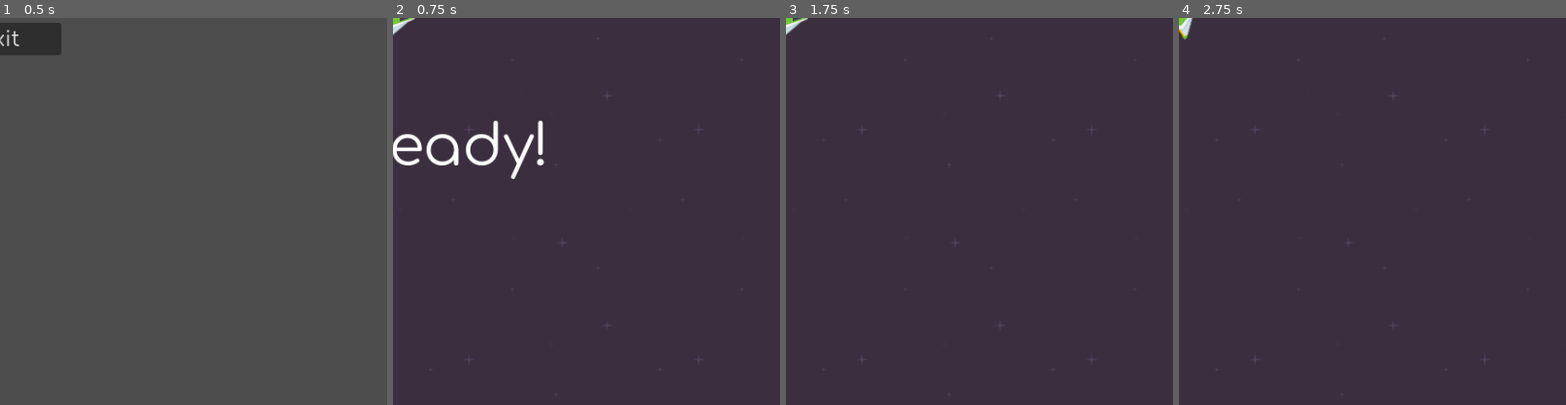
Above: before the commit, frames 1-4 (left to right).
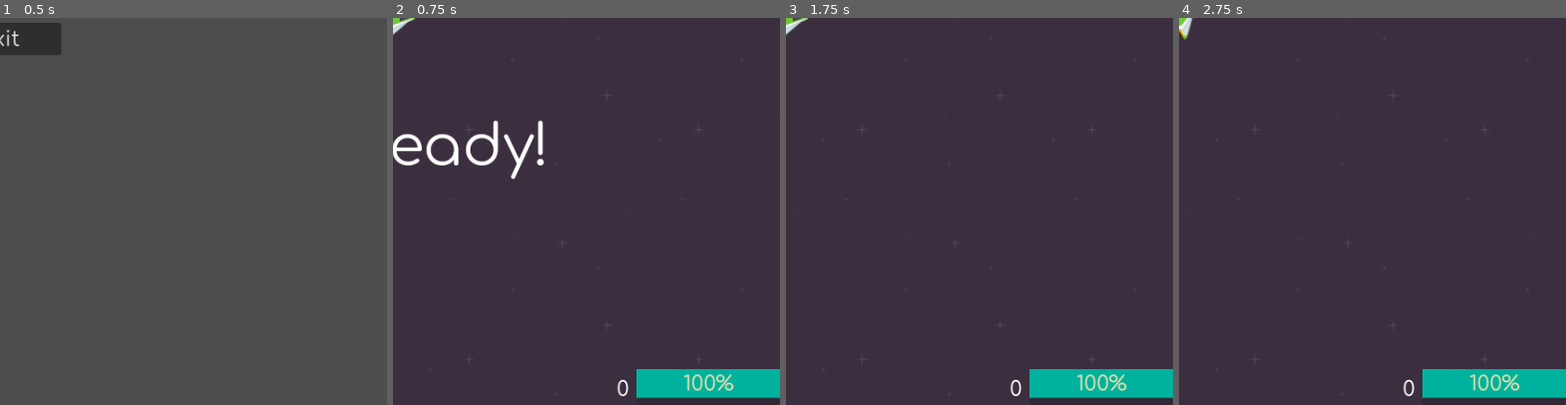
Above: after the commit, the same moments.

Repository: kwakoo-dev/20gc-04-asteroids
Game: Godot game, scene res://scenes/main_title.tscn
The game is run twice, just before and just after one commit, with the same random seed, the same clock (stepped at 60 frames per second) and the same inputs. Sound files missing from this copy of the repository are replaced by a short silence.
Inputs:
- Up to frame 1 (0.5 s): no input
- Up to frame 2 (0.75 s): click "Start" at 0.5 s
- Up to frame 3 (1.75 s): hold D (right) from 1.28 s (still down); hold Space (shoot) from 1.28 s (still down)
- Up to frame 4 (2.75 s): release D (right) at 2.03 s; release Space (shoot) at 2.03 s; hold A (left) from 2.03 s (still down); tap Space (shoot) at 2.1 s
The pictures show only the part of the screen within x 50-100%, y 50-100%; the shares and areas given below are measured in that part.

Frame 1 is identical in both runs. In frame 2, 2.9% of the frame differs, in the area x 57-100%, y 90-99%; in frame 3, 2.9%; in frame 4, 2.9%.

Commit message:
- level up progress bar - leveling up raises minimum asteroid count - score - life bar (no game over yet)

Diff:
--- a/project.godot
+++ b/project.godot
@@ -23,6 +23,10 @@
 
 window/size/viewport_width=864
 window/size/viewport_height=864
+
+[editor]
+
+movie_writer/movie_file="D:/godot_projects/20_games_challenge/asteroids.avi"
 
 [global_group]
 
--- a/scenes/game.tscn
+++ b/scenes/game.tscn
@@ -9,6 +9,8 @@
 [ext_resource type="PackedScene" uid="uid://c88ye3yywciop" path="res://scenes/explosion_particles.tscn" id="5_u5sy4"]
 [ext_resource type="PackedScene" uid="uid://s0n45sdxycwt" path="res://scenes/get_ready.tscn" id="8_gee14"]
 [ext_resource type="AudioStream" uid="uid://bswrxnuw7ulty" path="res://sfx/PowerUp113.wav" id="9_0tnpc"]
+[ext_resource type="PackedScene" uid="uid://dalwls4x4c2n7" path="res://scenes/life_bar.tscn" id="10_vtaks"]
+[ext_resource type="Theme" uid="uid://chuisfsdjykd" path="res://ui_theme.tres" id="11_kvpfn"]
 
 [sub_resource type="Curve2D" id="Curve2D_80nbo"]
 _data = {
@@ -16,14 +18,17 @@
 }
 point_count = 5
 
+[sub_resource type="StyleBoxFlat" id="StyleBoxFlat_kvpfn"]
+bg_color = Color(1, 0, 0, 1)
+
 [node name="Game" type="Node2D"]
 script = ExtResource("1_feb5d")
 asteroid_scene_big = ExtResource("2_lbhrr")
 asteroid_scene_medium = ExtResource("3_p57ef")
 asteroid_scene_small = ExtResource("4_u5sy4")
 explosion_scene = ExtResource("5_u5sy4")
-metadata/_edit_vertical_guides_ = [432.0]
-metadata/_edit_horizontal_guides_ = [432.0]
+metadata/_edit_vertical_guides_ = [432.0, 864.0, 0.0]
+metadata/_edit_horizontal_guides_ = [432.0, 864.0, 0.0]
 
 [node name="DarkPurple" type="Sprite2D" parent="."]
 texture_filter = 1
@@ -67,5 +72,33 @@
 [node name="AsteroidSpawnSound" type="AudioStreamPlayer" parent="."]
 stream = ExtResource("9_0tnpc")
 
+[node name="LifeBar" parent="." instance=ExtResource("10_vtaks")]
+offset_left = 704.0
+offset_top = 824.0
+offset_right = 864.0
+offset_bottom = 856.0
+
+[node name="ScoreLabel" type="Label" parent="."]
+anchors_preset = 2
+anchor_top = 1.0
+anchor_bottom = 1.0
+offset_left = 568.0
+offset_top = 832.0
+offset_right = 696.0
+offset_bottom = 864.0
+grow_vertical = 0
+theme = ExtResource("11_kvpfn")
+text = "0"
+horizontal_alignment = 2
+
+[node name="LevelUpProgress" type="ProgressBar" parent="."]
+offset_left = 704.0
+offset_top = 856.0
+offset_right = 864.0
+offset_bottom = 864.0
+theme_override_styles/fill = SubResource("StyleBoxFlat_kvpfn")
+show_percentage = false
+
 [connection signal="timeout" from="SpawnTimer" to="." method="_on_spawn_timer_timeout"]
 [connection signal="timeout" from="GetReadyTimer" to="." method="_on_get_ready_timer_timeout"]
+[connection signal="value_changed" from="LevelUpProgress" to="." method="_on_level_up_progress_value_changed"]
--- /dev/null
+++ b/scenes/game_over.tscn
@@ -0,0 +1,9 @@
+[gd_scene format=3 uid="uid://dh5xol23o4gq6"]
+
+[node name="GameOver" type="Control"]
+layout_mode = 3
+anchors_preset = 15
+anchor_right = 1.0
+anchor_bottom = 1.0
+grow_horizontal = 2
+grow_vertical = 2
--- /dev/null
+++ b/scenes/life_bar.tscn
@@ -0,0 +1,19 @@
+[gd_scene load_steps=3 format=3 uid="uid://dalwls4x4c2n7"]
+
+[ext_resource type="Theme" uid="uid://chuisfsdjykd" path="res://ui_theme.tres" id="1_wx6d6"]
+[ext_resource type="Script" uid="uid://bkdy8y3hb7y28" path="res://scripts/life_bar.gd" id="2_nkuye"]
+
+[node name="LifeBar" type="ProgressBar"]
+anchors_preset = 15
+anchor_right = 1.0
+anchor_bottom = 1.0
+offset_left = -168.0
+offset_top = -16.0
+offset_right = -696.0
+offset_bottom = -848.0
+grow_horizontal = 2
+grow_vertical = 2
+size_flags_horizontal = 0
+theme = ExtResource("1_wx6d6")
+value = 100.0
+script = ExtResource("2_nkuye")
--- a/scripts/asteroid.gd
+++ b/scripts/asteroid.gd
@@ -26,6 +26,7 @@
 		linear_velocity = linear_velocity.bounce(collision.get_normal())
 		var collider = collision.get_collider()
 		if collider && collider.is_in_group("ships"):
+			SignalBus.ship_asteroid_collided.emit()
 			$ShipCollide.play()
 
 func _integrate_forces(state: PhysicsDirectBodyState2D) -> void:
--- a/scripts/game.gd
+++ b/scripts/game.gd
@@ -14,7 +14,10 @@
 @onready
 var ship = $Ship
 @export
-var max_asteroid_count = 5
+var max_asteroid_count = 3
+
+var asteroids_destroyed : int = 0
+var score : int = 0
 
 func _ready() -> void:
 	SignalBus.asteroid_destroyed.connect(_on_asteroid_destroyed)
@@ -25,11 +28,18 @@
 	get_tree().paused = false
 
 func _on_asteroid_destroyed(last_position : Vector2, last_rotation : float, size : Enums.AsteroidSize) -> void:
+	asteroids_destroyed += 1
+	$LevelUpProgress.value += 10
 	match size:
 		Enums.AsteroidSize.BIG:
+			score += 100
 			spawn_medium_asteroid(last_position, last_rotation)
 		Enums.AsteroidSize.MEDIUM:
+			score += 200
 			spawn_small_asteroid(last_position, last_rotation)
+		Enums.AsteroidSize.SMALL:
+			score += 400
+	$ScoreLabel.text = str(score)
 
 func _on_spawn_timer_timeout() -> void:
 	var asteroids_count : int = get_tree().get_nodes_in_group("asteroids").size()
@@ -77,3 +87,9 @@
 		_:
 			push_error("Unknown value of Enums.AsteroidSize: " + str(asteroid_size))
 			return asteroid_scene_big.instantiate()
+
+
+func _on_level_up_progress_value_changed(value: float) -> void:
+	if value >= 100:
+		max_asteroid_count += 1
+		$LevelUpProgress.value = 0
--- /dev/null
+++ b/scripts/life_bar.gd
@@ -0,0 +1,9 @@
+extends ProgressBar
+
+func _ready() -> void:
+	SignalBus.ship_asteroid_collided.connect(_on_asteroid_collision)
+
+func _on_asteroid_collision() -> void:
+	value -= 10
+	if value == 0:
+		SignalBus.ship_destroyed.emit()
--- a/scripts/signal_bus.gd
+++ b/scripts/signal_bus.gd
@@ -2,4 +2,6 @@
 
 @warning_ignore_start("UNUSED_SIGNAL")
 signal asteroid_destroyed(last_position : Vector2, last_rotation : float, size : Enums.AsteroidSize)
+signal ship_asteroid_collided
+signal ship_destroyed
 @warning_ignore_restore("UNUSED_SIGNAL")
--- a/ui_theme.tres
+++ b/ui_theme.tres
@@ -1,5 +1,10 @@
-[gd_resource type="Theme" format=3 uid="uid://chuisfsdjykd"]
+[gd_resource type="Theme" load_steps=2 format=3 uid="uid://chuisfsdjykd"]
+
+[sub_resource type="StyleBoxFlat" id="StyleBoxFlat_dmjyp"]
+bg_color = Color(2.21401e-06, 0.695795, 0.617024, 1)
 
 [resource]
 default_font_size = 24
 BoxContainer/constants/separation = 12
+ProgressBar/colors/font_color = Color(0.931366, 0.889956, 0.673538, 1)
+ProgressBar/styles/fill = SubResource("StyleBoxFlat_dmjyp")
Not shown: 1 places in scenes/game.tscn that only renumber resources
Not shown, added: scripts/life_bar.gd.uid
